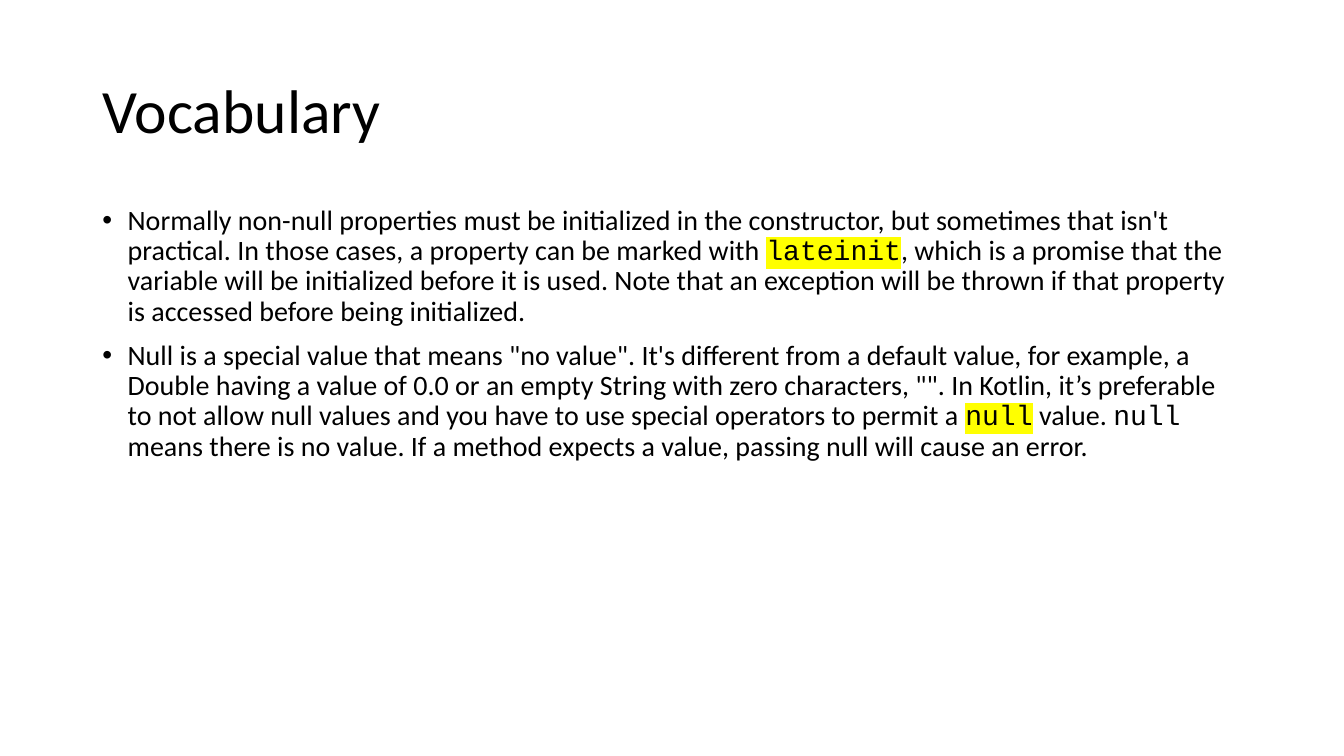
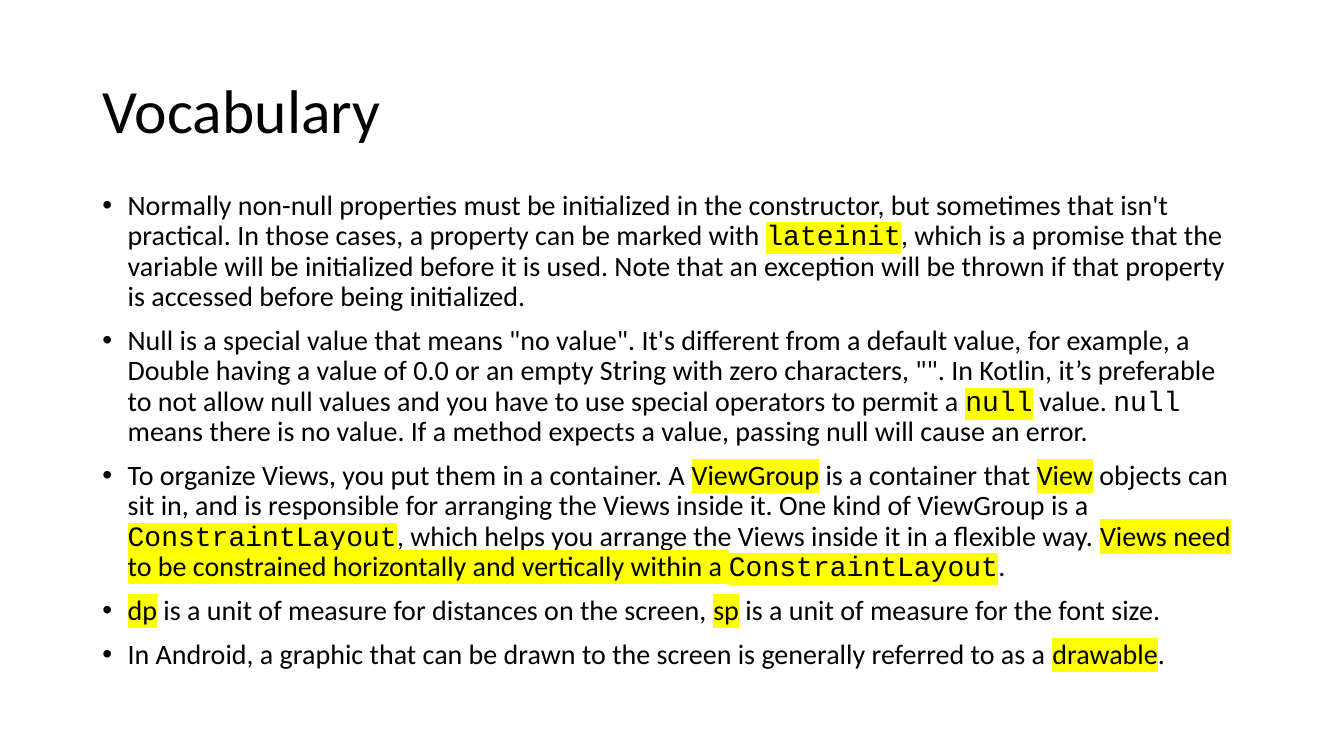
Before and after one commit to joellecorliss/Associate-Android-Developer, a slide deck: slide 5 of Android Basics in Kotlin.pptx (slide 3 before the commit). Drawn at 1344x756 pixels with LibreOffice and Linux fonts; fonts in the diff are those of the drawing. Boxes give left, top, right and bottom in pixels: in the first picture for what was removed or moved away, otherwise in the second. Text is boxed around its words. In the diff, an @@ line names an element or a change of style, - is before the commit and + after.

Commit message:
updated slides

```diff
--- a/Android Basics in Kotlin.pptx
+++ b/Android Basics in Kotlin.pptx
@@ text "Normally non-null properties must be ...": place and size @@
-text "Normally non-null properties must be ..." at box(128, 210, 1224, 461)
+text "Normally non-null properties must be ..." at box(128, 195, 1230, 671)
@@ text at box(128, 465, 1230, 671): paragraphs added @@
+• To organize Views, you put them in a container. A ViewGroup is a container that View objects can sit in, and is responsible for arranging the Views inside it. One kind of ViewGroup is a ConstraintLayout, which helps you arrange the Views inside it in a flexible way. Views need to be constrained horizontally and vertically within a ConstraintLayout.
+• dp is a unit of measure for distances on the screen, sp is a unit of measure for the font size.
+• In Android, a graphic that can be drawn to the screen is generally referred to as a drawable.
```
Also in this commit, not shown: 2 other slides changed, 15 slides added.
